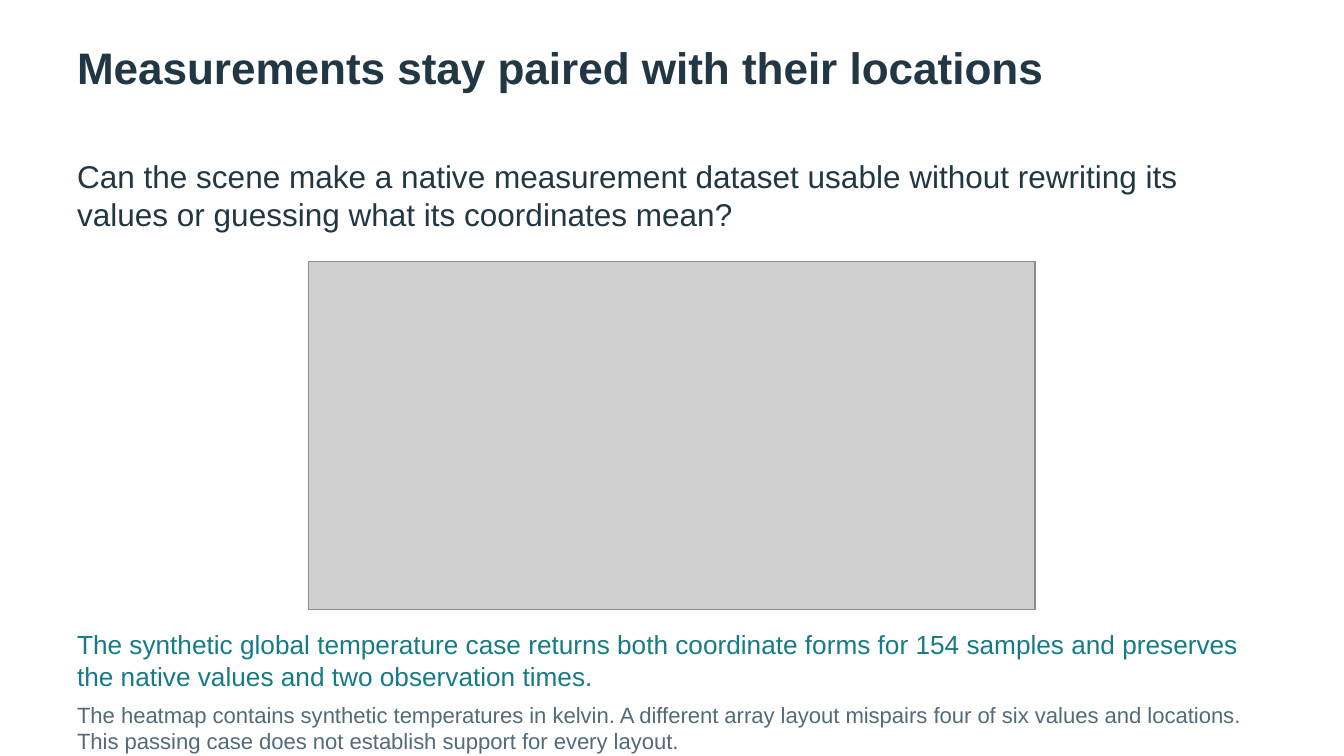
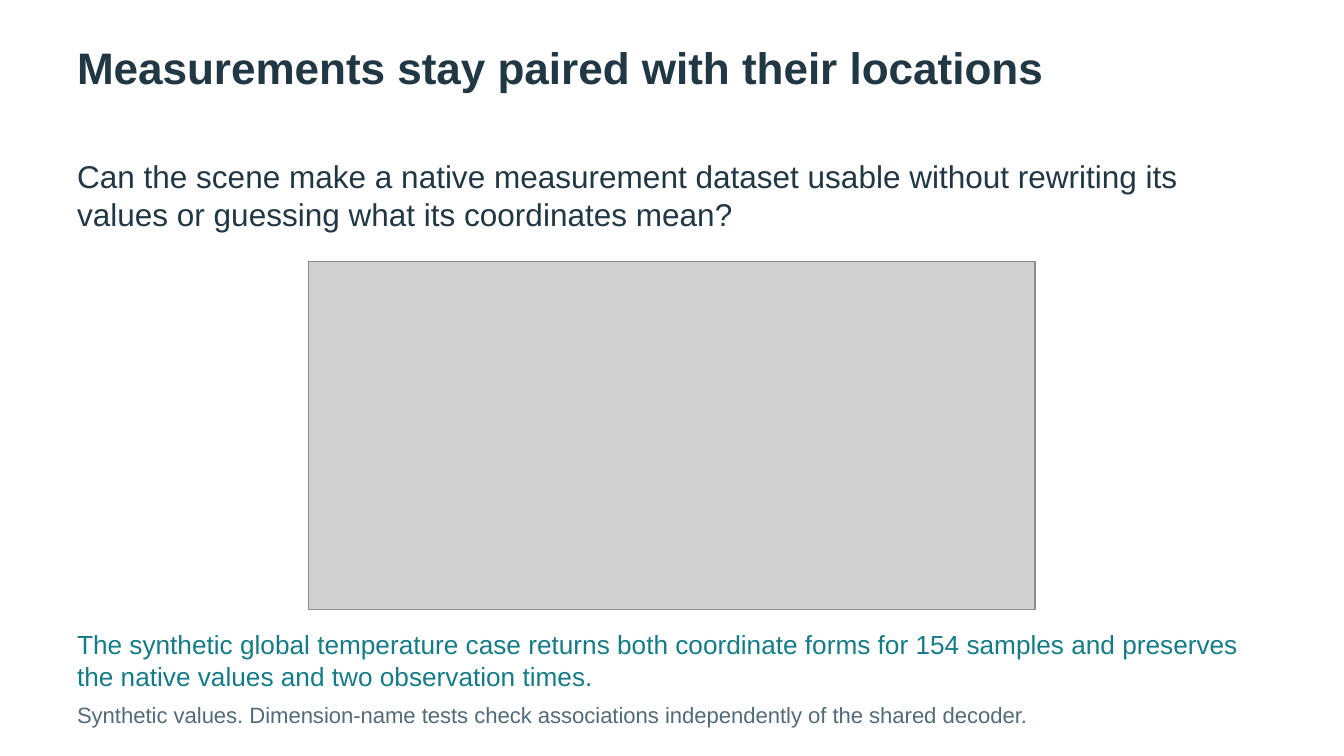
Before and after one commit to asluk/OpenUSD, a slide deck: slide 7 of extras/usd/examples/usdGeospatialBuild/delivery/geospatial-build.pptx. Drawn at 1344x756 pixels with LibreOffice and Linux fonts; fonts in the diff are those of the drawing; grey boxes stand for pictures. Boxes give left, top, right and bottom in pixels: in the first picture for what was removed or moved away, otherwise in the second. Text is boxed around its words. In the diff, an @@ line names an element or a change of style, - is before the commit and + after.

```diff
--- a/extras/usd/examples/usdGeospatialBuild/delivery/geospatial-build.pptx
+++ b/extras/usd/examples/usdGeospatialBuild/delivery/geospatial-build.pptx
@@ text in rectangle at <box>77,707,1027,728</box>: text changed @@
-The heatmap contains synthetic temperatures in kelvin. A different array layout mispairs four of six values and locations. This passing case does not establish support for every layout.
+Synthetic values. Dimension-name tests check associations independently of the shared decoder.
```
Also in this commit, not shown: 8 other slides changed, 37 other files.
